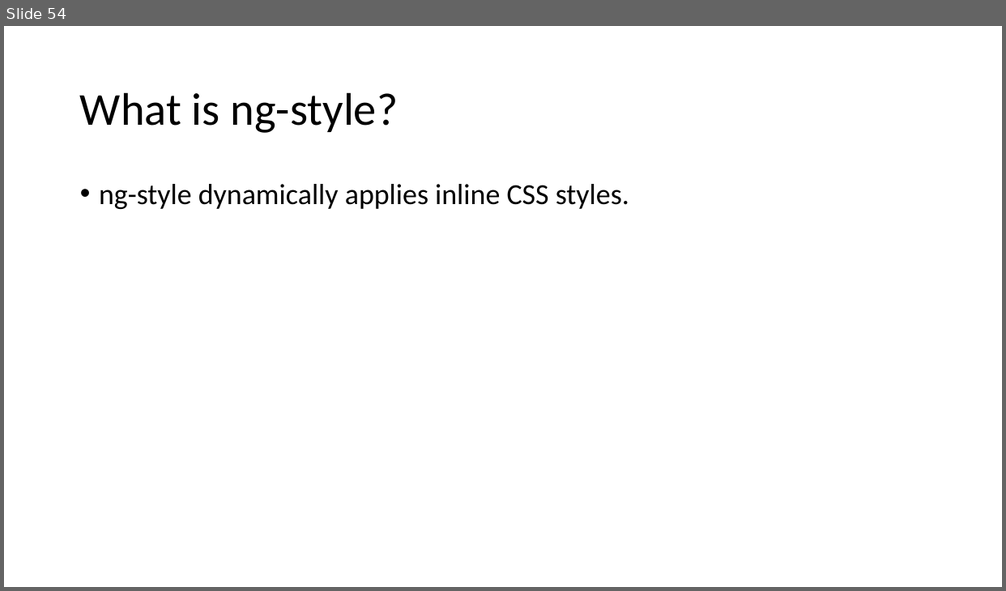
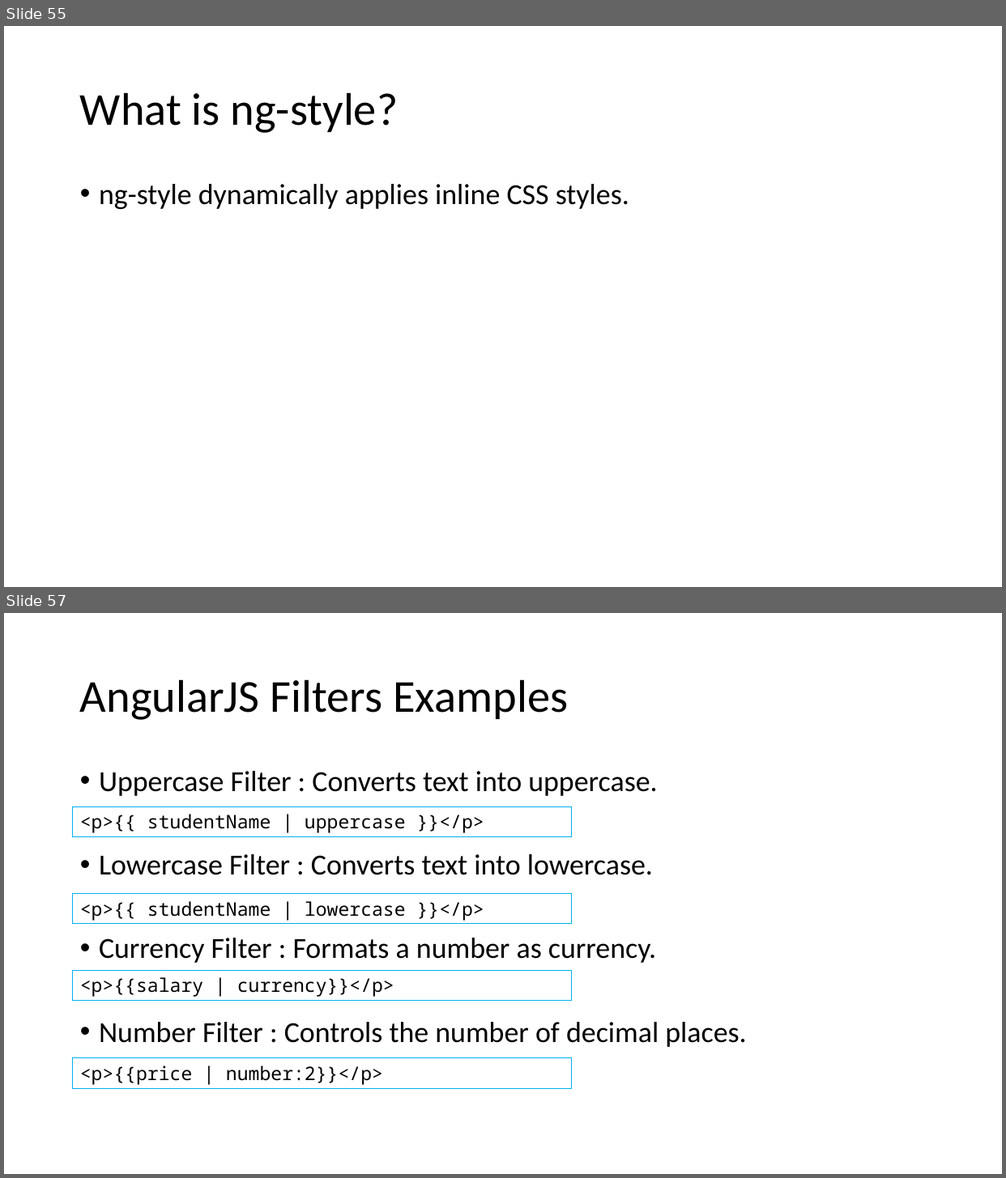
Before and after one commit to vivek-gohil/MIT, a slide deck: Angular JS.pptx. Shown one above the other, each under a label of ours: slide 54 before the commit, slides 55 and 57 after it; the slides between them are not shown. The pictures are 1006x591 and 1006x1178 pixels, drawn with LibreOffice and Linux fonts; fonts in the diff are those of the drawing. Boxes give left, top, right and bottom in pixels: in the first picture for what was removed or moved away, otherwise in the second. Text is boxed around its words. In the diff, an @@ line names an element or a change of style, - is before the commit and + after.

```diff
--- a/Angular JS.pptx
+++ b/Angular JS.pptx
@@ slide 57 added at (4,613,1002,1174), background #FFFFFF @@
@@ title added at (80,679,568,720), 44 pt, text #000000 @@
+AngularJS Filters Examples
@@ text added at (99,771,746,1047), 28 pt, text #000000 @@
+• Uppercase Filter : Converts text into uppercase.
+• Lowercase Filter : Converts text into lowercase.
+• Currency Filter : Formats a number as currency.
+• Number Filter : Controls the number of decimal places.
@@ rectangle added at (73,807,572,837), outline #00B0F0 0.75 pt, 18 pt, text #000000 @@
+<p>{{ studentName | uppercase }}</p>
@@ rectangle added at (73,894,572,924), outline #00B0F0 0.75 pt, 18 pt, text #000000 @@
+<p>{{ studentName | lowercase }}</p>
@@ rectangle added at (73,970,572,1000), outline #00B0F0 0.75 pt, 18 pt, text #000000 @@
+<p>{{salary | currency}}</p>
@@ rectangle added at (73,1059,572,1088), outline #00B0F0 0.75 pt, 18 pt, text #000000 @@
+<p>{{price | number:2}}</p>
@@ what was slide 54 is now slide 55 @@
```
Also in this commit, not shown: 1 slide changed, 9 other slides added.
